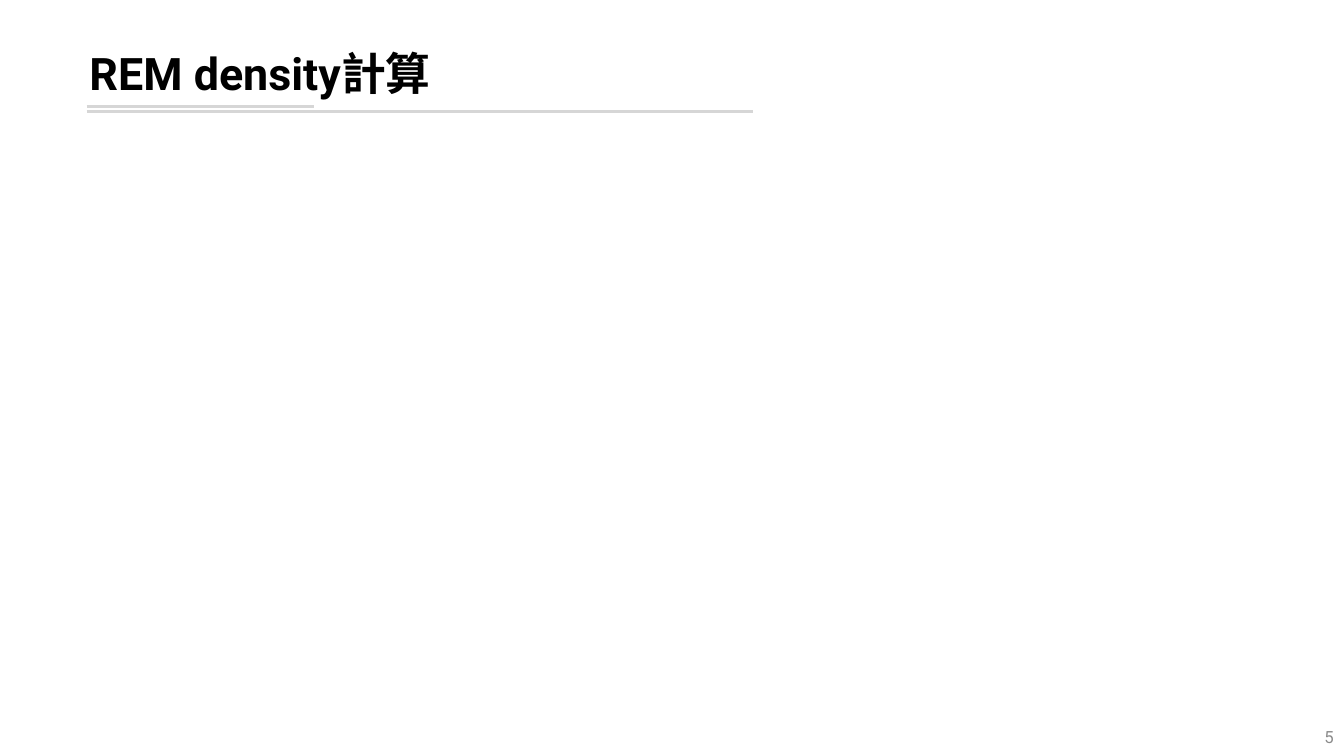
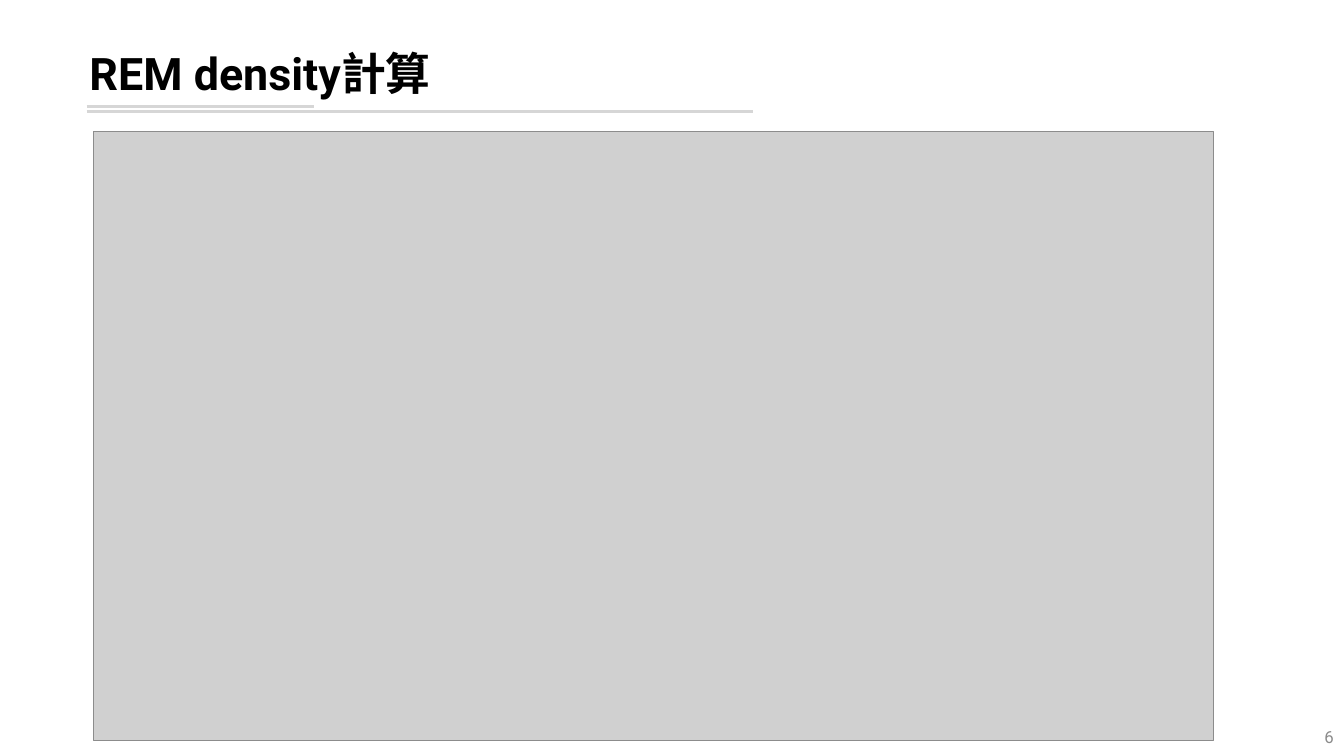
Before and after one commit to leooel97895750/REM_DataMining, a slide deck: slide 6 of 輪班工人暴露噪音下REM片斷化分析.pptx (slide 5 before the commit). Drawn at 1344x756 pixels with LibreOffice and Linux fonts; fonts in the diff are those of the drawing; grey boxes stand for pictures. Boxes give left, top, right and bottom in pixels: in the first picture for what was removed or moved away, otherwise in the second. Text is boxed around its words. In the diff, an @@ line names an element or a change of style, - is before the commit and + after.

```diff
--- a/輪班工人暴露噪音下REM片斷化分析.pptx
+++ b/輪班工人暴露噪音下REM片斷化分析.pptx
@@ picture added at [93,131,1214,740] @@
@@ page number at [1324,731,1333,743]: text changed @@
-5
+6
```
Also in this commit, not shown: 2 other slides changed, 3 slides added, 1 slide removed, 4 other files.
